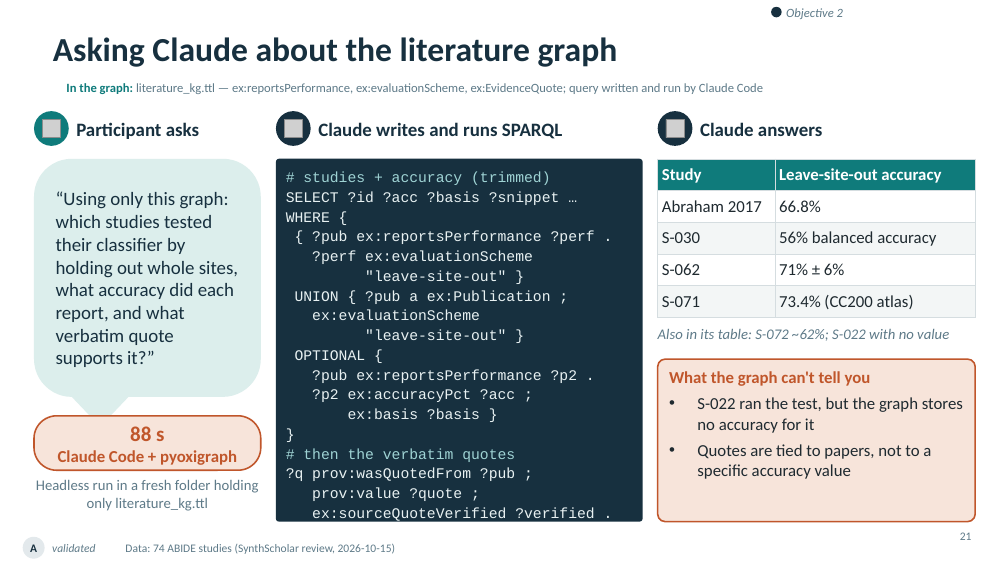
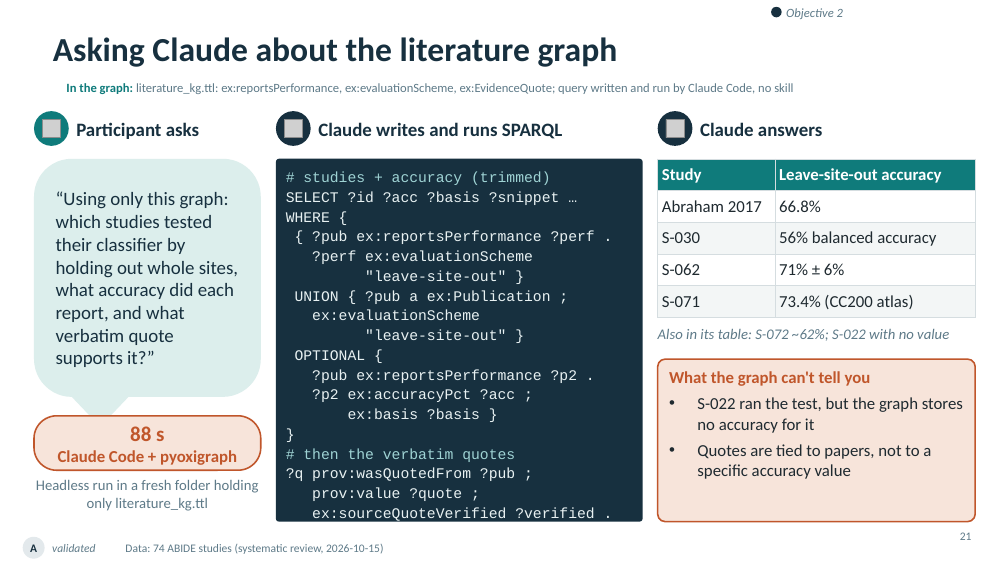
Before and after one commit to ReproNim/llm-workshop-kg, a slide deck: slide 21 of slides/Knowledge_Graphs_Skills_Neuroimaging_v4.pptx. Drawn at 1008x567 pixels with LibreOffice and Linux fonts; fonts in the diff are those of the drawing; grey boxes stand for pictures; background and template pictures are left out. Boxes give left, top, right and bottom in pixels: in the first picture for what was removed or moved away, otherwise in the second. Text is boxed around its words. In the diff, an @@ line names an element or a change of style, - is before the commit and + after.

```diff
--- a/slides/Knowledge_Graphs_Skills_Neuroimaging_v4.pptx
+++ b/slides/Knowledge_Graphs_Skills_Neuroimaging_v4.pptx
@@ text at (66, 83, 793, 94): text changed @@
-In the graph: literature_kg.ttl — ex:reportsPerformance, ex:evaluationScheme, ex:EvidenceQuote; query written and run by Claude Code
+In the graph: literature_kg.ttl: ex:reportsPerformance, ex:evaluationScheme, ex:EvidenceQuote; query written and run by Claude Code, no skill
@@ text at (125, 544, 383, 554): text changed @@
-Data: 74 ABIDE studies (SynthScholar review, 2026-10-15)
+Data: 74 ABIDE studies (systematic review, 2026-10-15)
```
Also in this commit, not shown: 25 other slides changed, 1 slide added, 2 other files.
